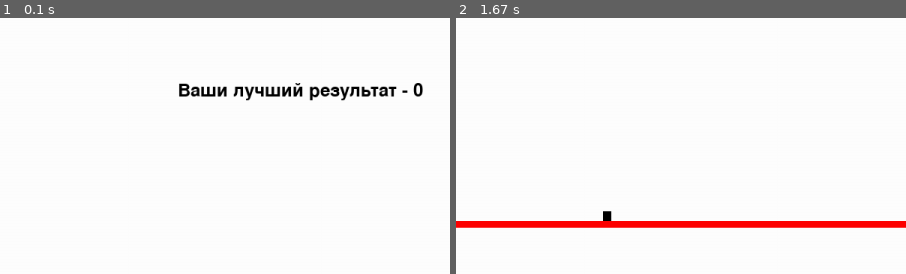
Above: before the commit, frames 1-2 (left to right).
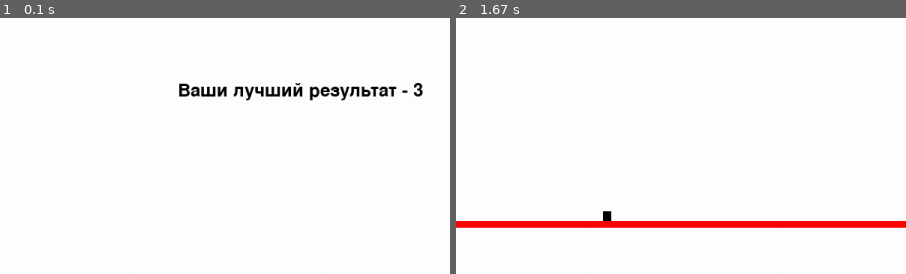
Above: after the commit, the same moments.

Repository: Alex5200/PygameJumpmen
Game: pygame game, started from main.py
Same seed, same stepped clock (60 frames per second), same inputs: the game is played once before the commit and once after it.
Inputs:
- Up to frame 1 (0.1 s): no input
- Up to frame 2 (1.67 s): tap Space at 0.33, 0.73, 1.03, 1.23, 1.57 s; hold D 0.67-1.13 s; hold W 1.17-1.47 s; hold D from 1.5 s (still down)
The pictures show only the part of the screen within x 50-100%, y 26-76%; the shares and areas given below are measured in that part.

The runs differ from the first frame. In frame 1, less than 0.1% of the frame differs, in the area x 91-94%, y 25-31%; in frame 2, nothing differs.

Commit message:
final game

Diff:
--- a/WorkDatabase.py
+++ b/WorkDatabase.py
@@ -24,8 +24,13 @@
             for data in cursor.execute("SELECT * FROM players"):
                 print(data)
 
-    def get_checkers_id(self, subject):
+    def outputData():
         conn = sqlite3.connect("./scorePlayer.db")
         c = conn.cursor()
-        c.execute(f"SELECT id FROM checkers WHERE subject = '{subject}'")
-        return c.fetchall()
+        c.execute(f"SELECT score FROM players")
+        arrFatching = []
+        fetchAll = c.fetchall()
+        for el in fetchAll:
+            print(el[0])
+            arrFatching.append(int(el[0]))
+        return sorted(arrFatching, reverse=True)
--- a/main.py
+++ b/main.py
@@ -5,6 +5,7 @@
 from menu import Menu
 from textScore import Score
 from WorkDatabase import Database
+
 pygame.init()
 W = 1200
 H = 800
@@ -36,7 +37,6 @@
         player = Player(screen, positionPlayer, jumpPlayer, playerSkin)
         playerCorX = player.cordinateX()
         startPosY = jumpPlayer + 41.5 == 520;
-        print( "P1X:" + str(playerCorX) + "P1Y:" + str(jumpPlayer)+ "    OBJ1:" + str(randObj1))
 
         if playerCorX == randObj1 and startPosY:
             Db.inputData(scoregame)
@@ -95,8 +95,8 @@
                 sys.exit()
 
         if not closeMain:
-            print("closeMenu")
             menus.output(screen)
+
         if closeMain:
 
             score = Score(str(scoregame))
--- a/menu.py
+++ b/menu.py
@@ -1,4 +1,5 @@
 import pygame
+from WorkDatabase import Database
 
 pygame.font.init()
 pygame.font.get_init()
@@ -6,7 +7,8 @@
 
 class Menu:
     def __init__(self):
-        self.maxScore = 0
+        Db = Database
+        self.maxScore = Db.outputData()
 
         self.text_surface = None
         self.font1 = pygame.font.SysFont('freesanbold.ttf', 50)
@@ -16,7 +18,7 @@
         self.text1 = self.font1.render('Main menu', True, (0, 0, 0))
         self.text2 = self.font2.render('Нажмите на пробел для того что бы начать игру', True, (0, 0, 0))
         self.text3 = self.font3.render('Нажмите на цифру 1 или 2 для того что бы выбрать игрока', True, (0, 0, 0))
-        self.text4 = self.font3.render('Ваши лучший результат - ' + str(self.maxScore), True, (0, 0, 0))
+        self.text4 = self.font3.render('Ваши лучший результат - ' + str(self.maxScore[0]), True, (0, 0, 0))
 
         self.textRect1 = self.text1.get_rect()
         self.textRect2 = self.text2.get_rect()
Binary file changed: scorePlayer.db
